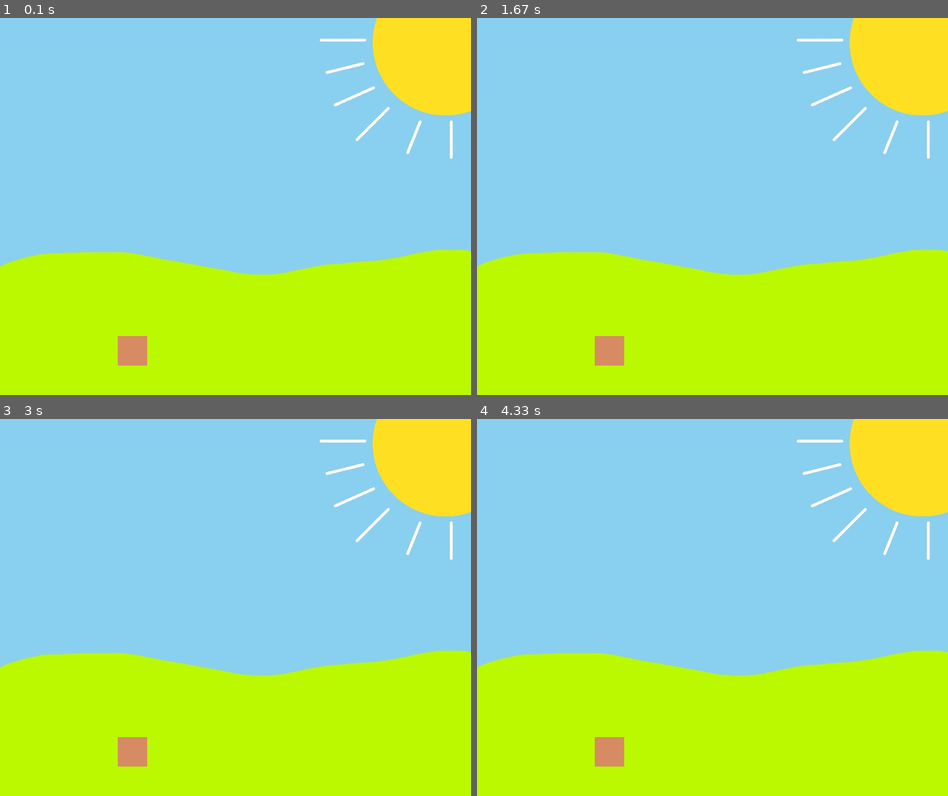
Above: before the commit, frames 1-4 (two rows, left to right).
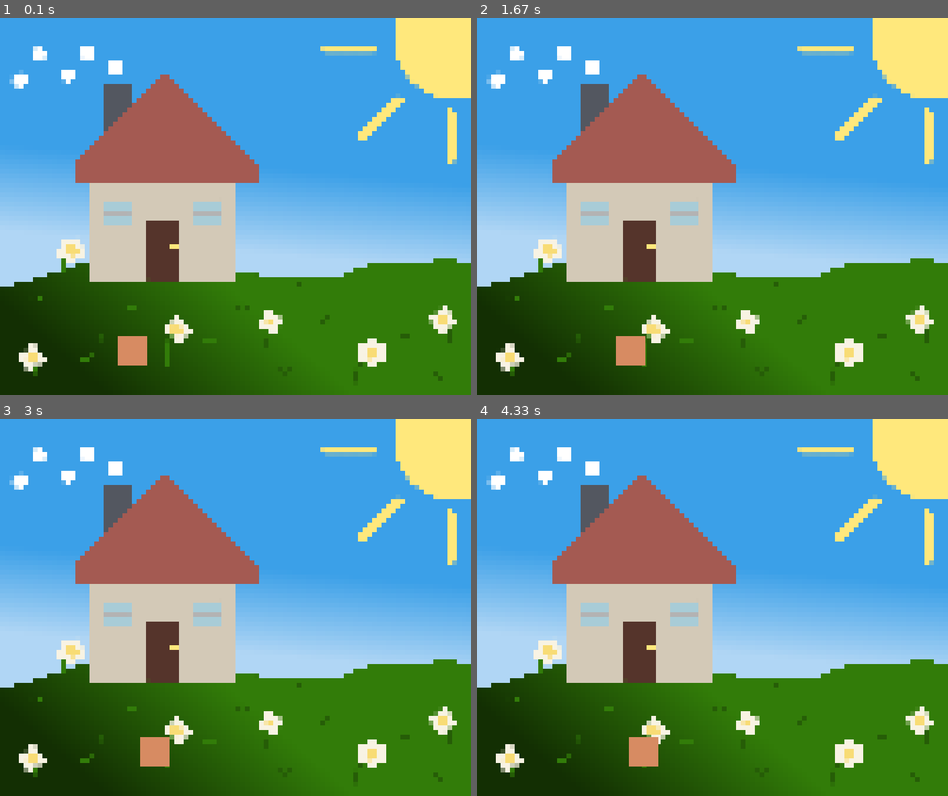
Above: after the commit, the same moments.

Repository: chickenSandwich-cpu/Fruit_Basket_pygame
Game: pygame game, started from Fruit_Basket/Fruit_Basket.py
Same seed, same stepped clock (60 frames per second), same inputs: the game is played once before the commit and once after it.
Inputs:
- Up to frame 1 (0.1 s): no input
- Up to frame 2 (1.67 s): hold Right 0.33-0.8 s; hold Right 0.83-1.3 s; hold Left from 1.33 s (still down)
- Up to frame 3 (3 s): release Left at 1.87 s; hold Left 1.9-2.3 s; hold Right 2.33-2.97 s
- Up to frame 4 (4.33 s): hold Left 3-3.47 s; hold Right 3.5-3.97 s; hold Right from 4 s (still down)

The runs differ from the first frame. In frame 1, 93% of the frame differs, in the area x 0-100%, y 0-100%; in frame 2, 94%; in frame 3, 94%; in frame 4, 94%.

Commit message:
added new backgrudn

Diff:
--- a/Fruit_Basket/Fruit_Basket.py
+++ b/Fruit_Basket/Fruit_Basket.py
@@ -4,22 +4,25 @@
 
 # Initialize Pygame
 WIDTH, HEIGHT = 800, 640
-win = pygame.display.set_mode((WIDTH, HEIGHT))
+WIN = pygame.display.set_mode((WIDTH, HEIGHT))
 pygame.display.set_caption("Fruit Basket")
-
-BG = pygame.image.load("assets/fruitBasketBackground.png")
-if BG:
-    print("Background loaded successfully") # Debug message
 
 PLAYER_WIDTH = 50
 PLAYER_HEIGHT = 50
 
+PLAYER_VEL = 1
+
+BG = pygame.image.load("assets/pixelated_background.png")
+
+if BG:
+    print("Background loaded successfully") # Debug message
+
 def draw(player):
     # Draw the background image
-    win.blit(BG, (0, 0))
+    WIN.blit(BG, (0, 0))
 
     # Draw the player
-    pygame.draw.rect(win, (215, 139, 98), player)
+    pygame.draw.rect(WIN, (215, 139, 98), player)
 
     # Update the display
     pygame.display.update()
@@ -34,6 +37,13 @@
             if event.type == pygame.QUIT:
                 run = False
                 break
+
+        keys = pygame.key.get_pressed()
+        if keys[pygame.K_LEFT]:
+            player.x -= PLAYER_VEL
+        if keys[pygame.K_RIGHT]:
+            player.x += PLAYER_VEL
+
         draw(player)
 
     pygame.quit()
Binary file added: Fruit_Basket/assets/background.png
Binary file added: Fruit_Basket/assets/image.png
Binary file added: Fruit_Basket/assets/pixelated_background.png
